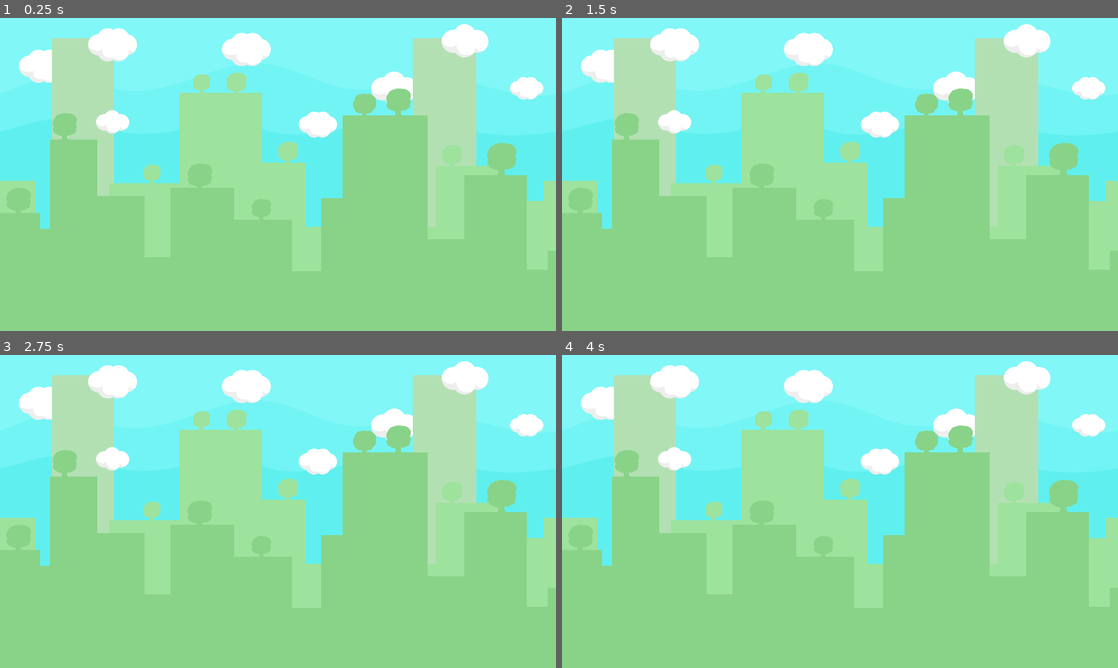
Above: before the commit, frames 1-4 (two rows, left to right).
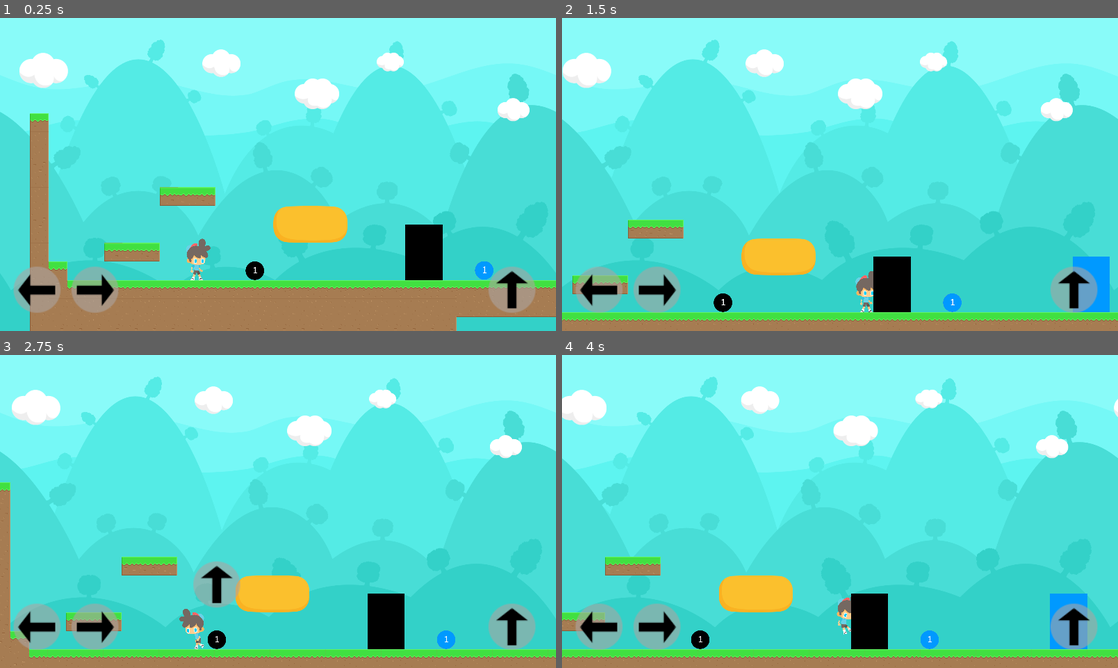
Above: after the commit, the same moments.

Repository: SzilardKosa/BankToTheFuture
Game: Godot game, scene res://src/Levels/TestLevelSzilard.tscn
Same seed, same stepped clock (60 frames per second), same inputs: the game is played once before the commit and once after it. Before the commit the project starts from res://src/Menu/MainMenu.tscn.
Inputs:
- Up to frame 1 (0.25 s): no input
- Up to frame 2 (1.5 s): hold Right (move_right) from 0.53 s (still down); tap Up (jump) at 0.77 s
- Up to frame 3 (2.75 s): tap Up (jump) at 1.52 s; release Right (move_right) at 2.03 s; hold Left (move_left) from 2.03 s (still down)
- Up to frame 4 (4 s): release Left (move_left) at 2.78 s; hold Right (move_right) from 2.78 s (still down); tap Up (jump) at 3.02, 3.77 s

The runs differ from the first frame. In frame 1, 79% of the frame differs, in the area x 0-100%, y 2-100%; in frame 2, 79%; in frame 3, 79%; in frame 4, 79%.

Commit message:
custom buttons

Diff:
--- a/project.godot
+++ b/project.godot
@@ -39,7 +39,7 @@
 [application]
 
 config/name="BankToTheFuture"
-run/main_scene="res://src/Menu/MainMenu.tscn"
+run/main_scene="res://src/Levels/TestLevelSzilard.tscn"
 config/icon="res://icon.png"
 
 [autoload]
--- a/src/Levels/TestLevelPista.tscn
+++ b/src/Levels/TestLevelPista.tscn
@@ -1,8 +1,9 @@
-[gd_scene load_steps=11 format=2]
+[gd_scene load_steps=12 format=2]
 
 [ext_resource path="res://src/Actors/Player.tscn" type="PackedScene" id=1]
 [ext_resource path="res://assets/tiles/TileSet.tres" type="TileSet" id=2]
 [ext_resource path="res://src/UserInterface/TouchControl.tscn" type="PackedScene" id=3]
+[ext_resource path="res://src/Objects/trash/PaperTrash1.tscn" type="PackedScene" id=4]
 [ext_resource path="res://src/Objects/Door.tscn" type="PackedScene" id=5]
 [ext_resource path="res://src/UserInterface/QuizUi.tscn" type="PackedScene" id=6]
 [ext_resource path="res://src/Levels/TestLevelPista.gd" type="Script" id=7]
@@ -37,7 +38,7 @@
 "times": PoolRealArray( 3, 9 ),
 "transitions": PoolRealArray( 1, 1 ),
 "update": 0,
-"values": [ Vector2( 64, 640 ), Vector2( 1152, 640 ) ]
+"values": [ Vector2( 64, 512 ), Vector2( 1152, 512 ) ]
 }
 
 [sub_resource type="Curve2D" id=3]
@@ -53,8 +54,10 @@
 pause_mode = 2
 
 [node name="LevelUI" parent="InterfaceLayer" instance=ExtResource( 8 )]
+visible = false
 
 [node name="Control" parent="InterfaceLayer" instance=ExtResource( 3 )]
+visible = false
 
 [node name="QuizUI" parent="InterfaceLayer" instance=ExtResource( 6 )]
 visible = false
@@ -105,7 +108,7 @@
 anims/default = SubResource( 1 )
 
 [node name="MovingPlatform2" type="KinematicBody2D" parent="GameLayer/MovingPlatforms"]
-position = Vector2( 64, 640 )
+position = Vector2( 608, 512 )
 collision_layer = 2
 
 [node name="TileMap" type="TileMap" parent="GameLayer/MovingPlatforms/MovingPlatform2"]
@@ -151,6 +154,9 @@
 position = Vector2( 2720, 192 )
 scale = Vector2( 0.63, 0.63 )
 
+[node name="PaperTrash1" parent="GameLayer" instance=ExtResource( 4 )]
+position = Vector2( 640, 448 )
+
 [node name="Logic" type="Node" parent="."]
 
 [node name="OneSec" type="Timer" parent="Logic"]
--- /dev/null
+++ b/src/UserInterface/CustomButton.gd
@@ -0,0 +1,33 @@
+tool
+extends TextureButton
+
+export var texture: Texture setget _set_texture
+export var label: String setget _set_label
+export var scene_to_load: PackedScene
+
+func _ready():
+	_set_texture(texture)
+	_set_label(label)
+
+func _set_texture(value):
+	texture = value
+	if !is_inside_tree():
+		return
+	get_node("Texture").texture = texture
+
+func _set_label(value):
+	label = value
+	if !is_inside_tree():
+		return
+	get_node("Label").text = label
+
+
+
+func _on_button_down():
+	get_node("Anim").play("Pressed")
+	pass # Replace with function body.
+
+
+func _on_button_up():
+	get_node("Anim").play("Unpressed")
+	pass # Replace with function body.
--- /dev/null
+++ b/src/UserInterface/CustomButton.tscn
@@ -0,0 +1,103 @@
+[gd_scene load_steps=8 format=2]
+
+[ext_resource path="res://src/UserInterface/CustomButton.gd" type="Script" id=1]
+[ext_resource path="res://assets/ninepatch/Empty1024x1024-03-07.png" type="Texture" id=2]
+[ext_resource path="res://assets/ui/fonts/Montserrat-ExtraBold.otf" type="DynamicFontData" id=3]
+
+[sub_resource type="DynamicFont" id=6]
+size = 48
+outline_color = Color( 0, 0, 0, 1 )
+font_data = ExtResource( 3 )
+
+[sub_resource type="Animation" id=3]
+length = 0.1
+tracks/0/type = "value"
+tracks/0/path = NodePath("Texture:self_modulate")
+tracks/0/interp = 1
+tracks/0/loop_wrap = true
+tracks/0/imported = false
+tracks/0/enabled = true
+tracks/0/keys = {
+"times": PoolRealArray( 0 ),
+"transitions": PoolRealArray( 1 ),
+"update": 0,
+"values": [ Color( 1, 1, 1, 1 ) ]
+}
+
+[sub_resource type="Animation" id=4]
+resource_name = "Pressed"
+length = 0.15
+step = 0.15
+tracks/0/type = "value"
+tracks/0/path = NodePath("Texture:self_modulate")
+tracks/0/interp = 1
+tracks/0/loop_wrap = true
+tracks/0/imported = false
+tracks/0/enabled = true
+tracks/0/keys = {
+"times": PoolRealArray( 0, 0.15 ),
+"transitions": PoolRealArray( 1, 1 ),
+"update": 0,
+"values": [ Color( 1, 1, 1, 1 ), Color( 0.705882, 0.705882, 0.705882, 1 ) ]
+}
+
+[sub_resource type="Animation" id=5]
+resource_name = "Unpressed"
+length = 0.15
+step = 0.15
+tracks/0/type = "value"
+tracks/0/path = NodePath("Texture:self_modulate")
+tracks/0/interp = 1
+tracks/0/loop_wrap = true
+tracks/0/imported = false
+tracks/0/enabled = true
+tracks/0/keys = {
+"times": PoolRealArray( 0, 0.15 ),
+"transitions": PoolRealArray( 1, 1 ),
+"update": 0,
+"values": [ Color( 0.705882, 0.705882, 0.705882, 1 ), Color( 1, 1, 1, 1 ) ]
+}
+
+[node name="CustomButton" type="TextureButton"]
+margin_right = 240.0
+margin_bottom = 128.0
+size_flags_horizontal = 3
+size_flags_vertical = 3
+script = ExtResource( 1 )
+__meta__ = {
+"_edit_use_anchors_": false
+}
+texture = ExtResource( 2 )
+label = "Gomb"
+
+[node name="Texture" type="NinePatchRect" parent="."]
+anchor_right = 1.0
+anchor_bottom = 1.0
+texture = ExtResource( 2 )
+patch_margin_left = 65
+patch_margin_top = 62
+patch_margin_right = 65
+patch_margin_bottom = 62
+__meta__ = {
+"_edit_use_anchors_": false
+}
+
+[node name="Label" type="Label" parent="."]
+anchor_right = 1.0
+anchor_bottom = 1.0
+custom_fonts/font = SubResource( 6 )
+text = "Gomb"
+align = 1
+valign = 1
+autowrap = true
+__meta__ = {
+"_edit_use_anchors_": false
+}
+
+[node name="Anim" type="AnimationPlayer" parent="."]
+autoplay = "Default"
+anims/Default = SubResource( 3 )
+anims/Pressed = SubResource( 4 )
+anims/Unpressed = SubResource( 5 )
+[connection signal="button_down" from="." to="." method="_on_button_down"]
+[connection signal="button_up" from="." to="." method="_on_button_up"]
--- a/src/UserInterface/QuizUi.tscn
+++ b/src/UserInterface/QuizUi.tscn
@@ -444,7 +444,6 @@
 }
 
 [node name="Texture" type="NinePatchRect" parent="ForPadding/Padding/VBoxContainer/Answers/Answer0"]
-self_modulate = Color( 0.517075, 1, 1, 1 )
 anchor_right = 1.0
 anchor_bottom = 1.0
 texture = ExtResource( 3 )
@@ -459,7 +458,7 @@
 [node name="Label" type="Label" parent="ForPadding/Padding/VBoxContainer/Answers/Answer0"]
 anchor_right = 1.0
 anchor_bottom = 1.0
-text = "Button0"
+text = "Button1"
 align = 1
 valign = 1
 autowrap = true
Not shown: 6 places in src/UserInterface/QuizUi.tscn that only renumber resources
